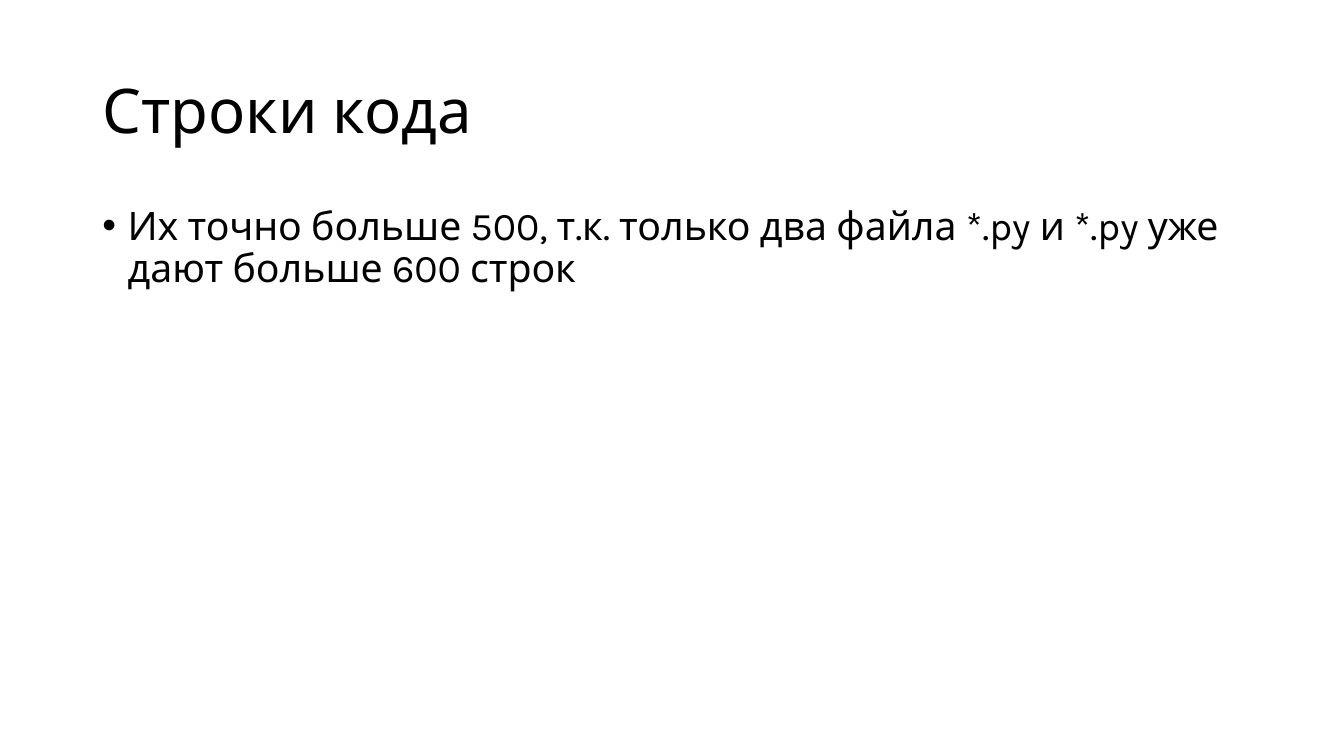
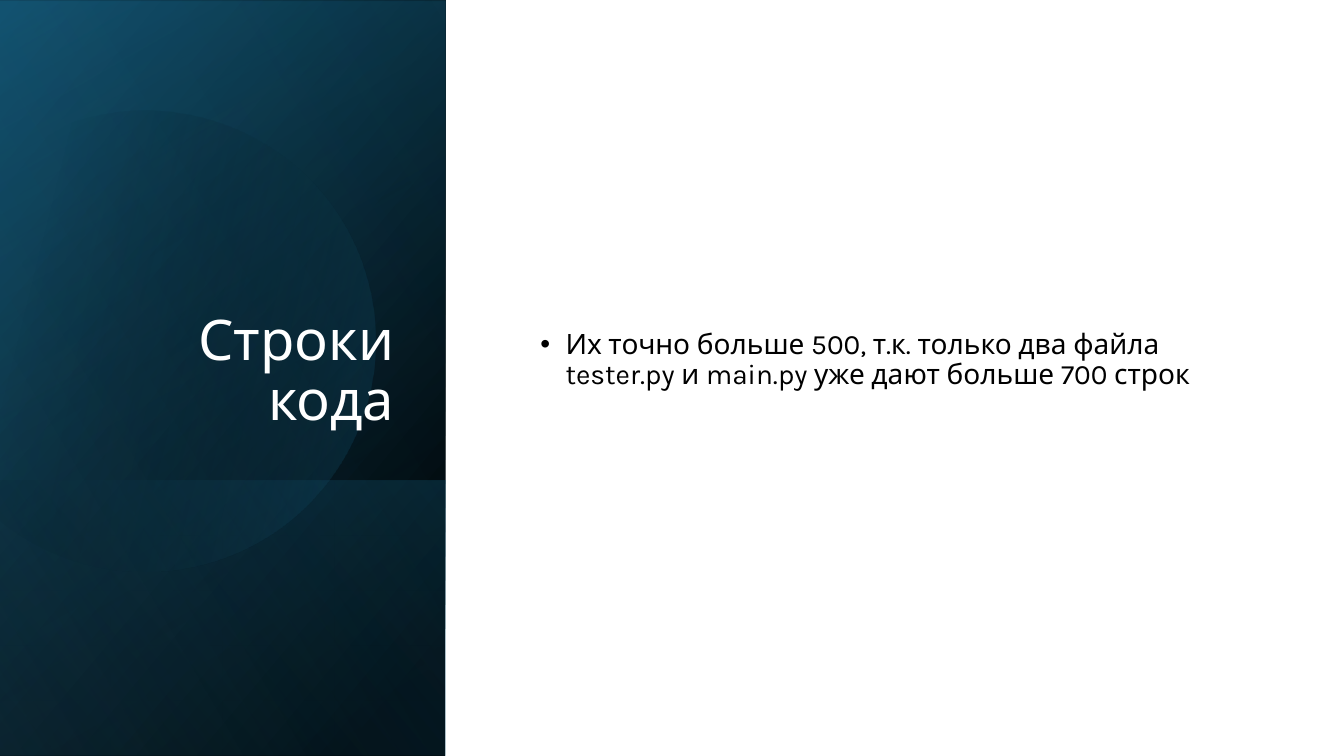
Before and after one commit to KingJaro27/PythonTest_WEB, a slide deck: slide 3 of презентация.pptx (slide 2 before the commit). Drawn at 1344x756 pixels with LibreOffice and Linux fonts; fonts in the diff are those of the drawing. Boxes give left, top, right and bottom in pixels: in the first picture for what was removed or moved away, otherwise in the second. Text is boxed around its words. In the diff, an @@ line names an element or a change of style, - is before the commit and + after.

```diff
--- a/презентация.pptx
+++ b/презентация.pptx
@@ rectangle added at [0,0,1344,756], fill #FFFFFF @@
@@ rectangle added at [0,0,446,756], fill gradient #000000 to #104862 @@
@@ rectangle added at [0,1,446,756], fill gradient #000000 to #156082 @@
@@ rectangle added at [0,0,446,755], fill gradient #000000 to #46B1E1 @@
@@ freeform shape added at [0,56,431,618], fill gradient #000000 to #156082 @@
@@ title "Строки кода": place and size @@
-title "Строки кода" at [102,88,472,148]
+title "Строки кода" at [199,319,395,431]
@@ title "Строки кода" at [199,319,395,431]: size 44 to 40 pt, text colour #000000 to #FFFFFF; alignment left to right; vertical alignment middle to bottom @@
@@ text "Их точно больше 500, т.к. ..." at [566,332,1190,391]: vertical alignment top to middle @@
@@ text at [566,332,1190,391]: text changed; size 28 to 20 pt @@
-• Их точно больше 500, т.к. только два файла *.py и *.py уже дают больше 600 строк
+• Их точно больше 500, т.к. только два файла tester.py и main.py уже дают больше 700 строк
@@ rectangle added at [0,480,446,756], fill gradient #156082 to #000000 @@
```
Also in this commit, not shown: 4 other slides changed, 3 slides added, 2 other files.
